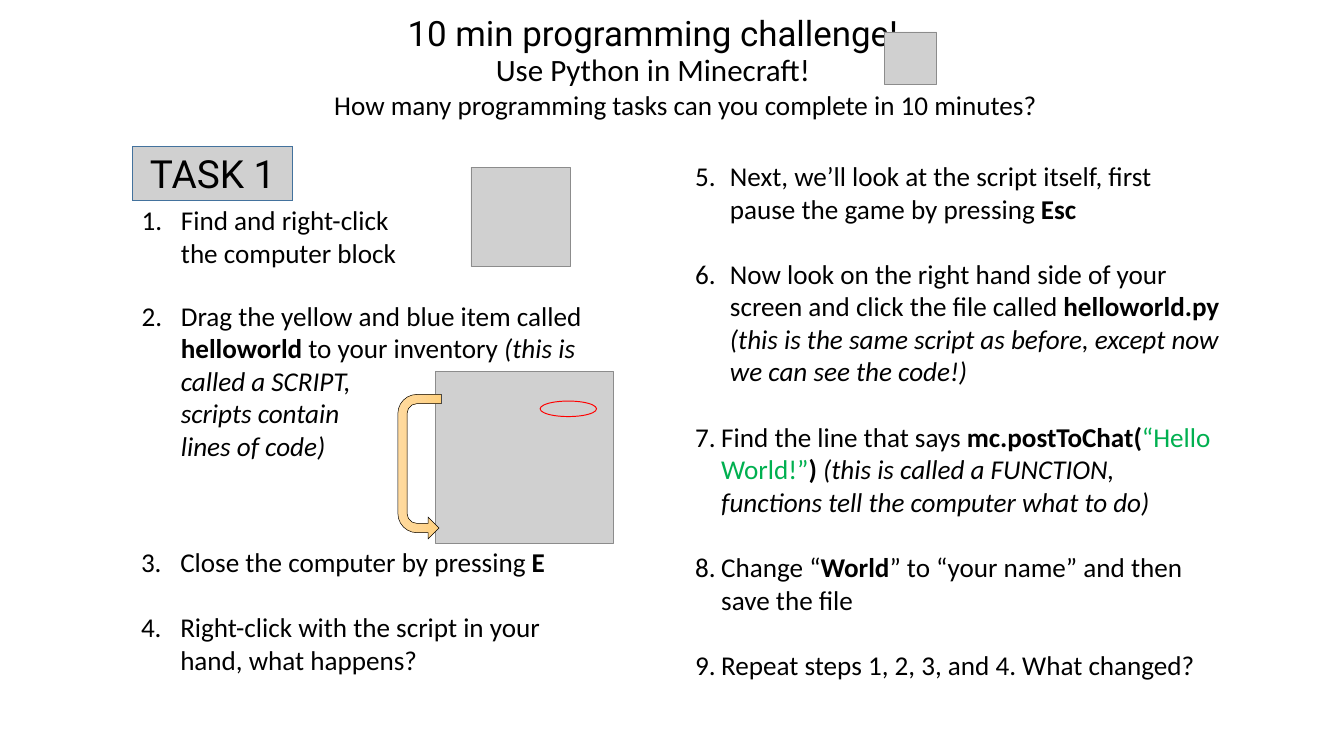
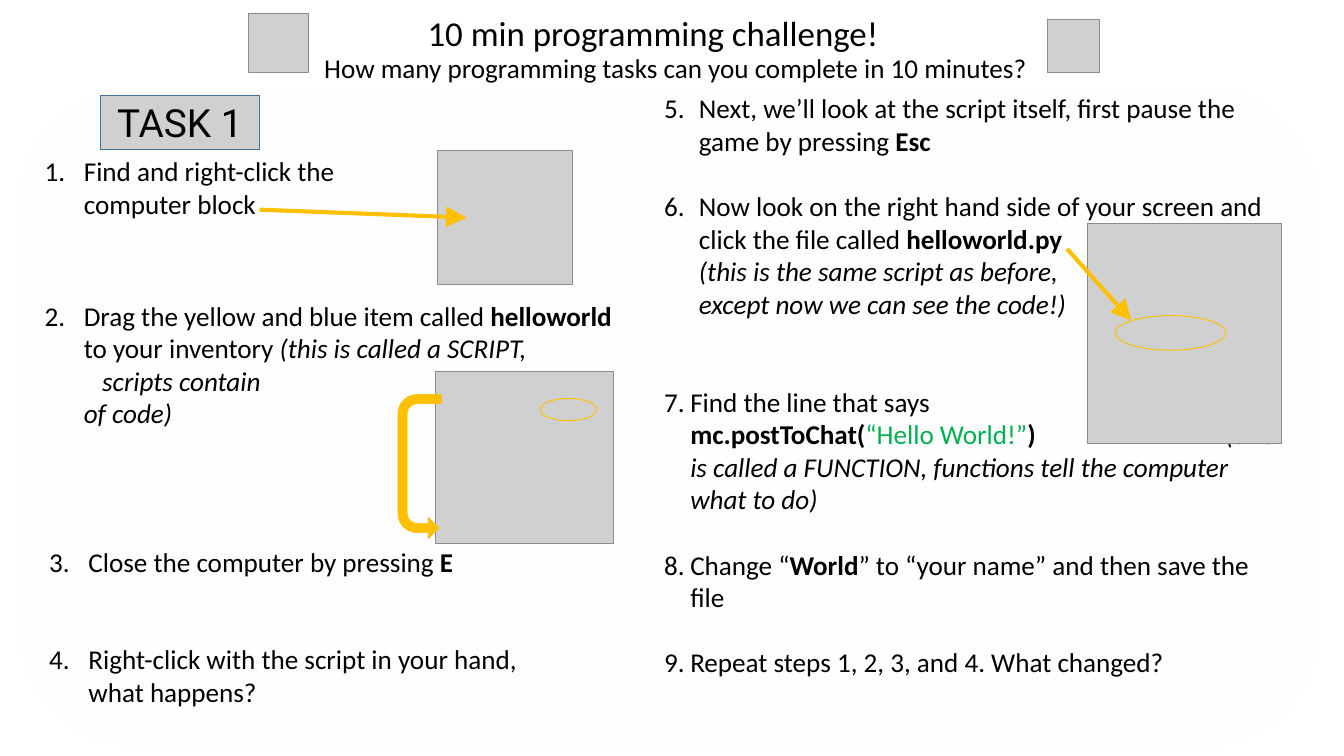
Before and after one commit to alvaropp/PythonTool_outreach, a slide deck: slide 1 of programming_challenge/tasks.horizontal.pptx. Drawn at 1344x756 pixels with LibreOffice and Linux fonts; fonts in the diff are those of the drawing; grey boxes stand for pictures; background and template pictures are left out. Boxes give left, top, right and bottom in pixels: in the first picture for what was removed or moved away, otherwise in the second. Text is boxed around its words. In the diff, an @@ line names an element or a change of style, - is before the commit and + after.

```diff
--- a/programming_challenge/tasks.horizontal.pptx
+++ b/programming_challenge/tasks.horizontal.pptx
@@ picture added at [248,13,308,73] @@
@@ text "10 min programming challenge!" at [428,21,878,52]: font Roboto to Calibri @@
@@ picture: place and size @@
-picture at [884,32,936,84]
+picture at [1047,20,1100,72]
@@ text "How many programming tasks can ...": place and size @@
-text "How many programming tasks can ..." at [334,96,1036,120]
+text "How many programming tasks can ..." at [324,59,1026,83]
@@ text removed at [496,59,810,86] @@
-Use Python in Minecraft!
@@ rounded rectangle added at [21,89,1317,747], fill #FEFDFF at 75% opacity @@
@@ text "Next, we’ll look at the ..." rewrapped from [721,167,1219,680] to [690,99,1274,677] @@
@@ picture "TASK 1": place and size @@
-picture "TASK 1" at [133,147,292,200]
+picture "TASK 1" at [100,95,259,149]
@@ rounded rectangle removed at [82,126,672,713] @@
@@ rounded rectangle removed at [672,124,1262,712] @@
@@ text "Find and right-click the computer ..." rewrapped from [181,211,396,268] to [84,162,334,219] @@
@@ picture: place and size @@
-picture at [471,167,571,267]
+picture at [438,150,572,285]
@@ arrow added from (260, 209) to (467, 218), #FFC000 4.25 pt @@
@@ picture added at [1087,224,1282,444] @@
@@ arrow added from (1067, 249) to (1131, 320), #FFC000 4.25 pt @@
@@ text "Drag the yellow and blue ..." rewrapped from [181,307,581,460] to [84,307,611,396] @@
@@ ellipse added at [1115,315,1226,350], outline #FFC000 1 pt @@
@@ uturn arrow at [398,395,441,539]: fill gradient #FFDB9E to #FFD590 to #FFD07C to #FFC000; outline #000000 0.5 pt to #FFC000 0.5 pt @@
@@ ellipse: place and size @@
-ellipse at [540,401,597,417]
+ellipse at [540,398,597,421]
@@ ellipse at [540,398,597,421]: outline #FF0000 1 pt to #FFC000 1 pt @@
@@ text "Close the computer by pressing ..." rewrapped from [180,553,545,675] to [88,553,516,707] @@
```
Also in this commit, not shown: 1 other slide changed, 2 other files.
